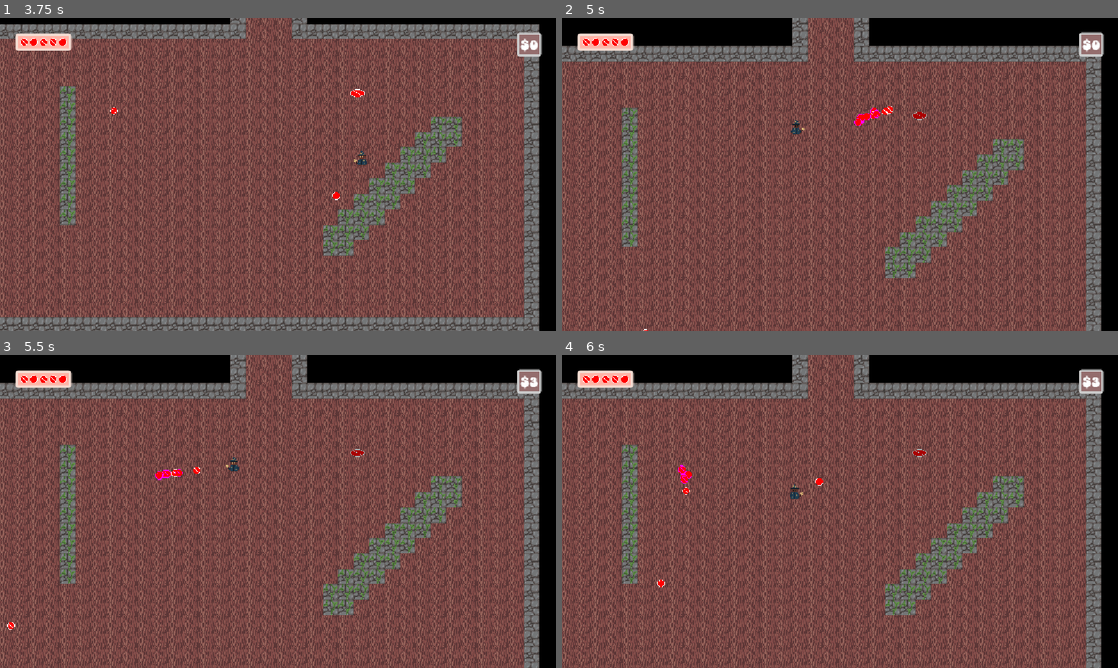
Above: before the commit, frames 1-4 (two rows, left to right).
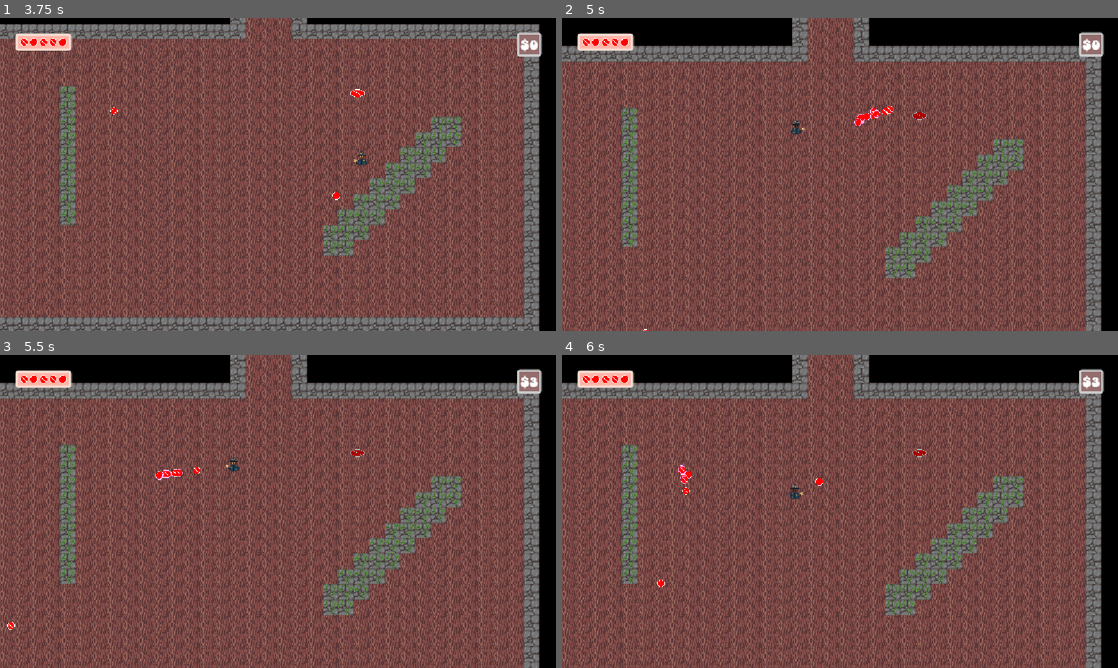
Above: after the commit, the same moments.

Repository: teganmy/wizard-cat-cat-wizard
Game: Godot game, scene res://main.tscn
The game is run twice, just before and just after one commit, with the same random seed, the same clock (stepped at 60 frames per second) and the same inputs.
Inputs (mouse positions are in pixels of both pictures, inside the frame that each line leads up to):
- Up to frame 1 (3.75 s): click "New Game" at 0.5 s; tap Enter (interact) at 1.25, 2.1 s; move the mouse to (400, 158) at 1.27 s; hold Right (player_right) 1.28-2.03 s; tap Space (fire) at 1.35, 3.6 s; move the mouse to (166, 190) at 2.02 s; hold Down (player_down) 2.03-2.78 s; move the mouse to (333, 105) at 2.77 s; hold Right (player_right) 2.78-3.53 s; tap Shift (player_dodge) at 2.85 s; move the mouse to (250, 237) at 3.52 s; hold W (player_up) from 3.53 s (still down)
- Up to frame 2 (5 s): move the mouse to (1006, 221) at 4.27 s; release W (player_up) at 4.28 s; hold Left (player_left) from 4.28 s (still down); tap Enter (interact) at 4.35 s
- Up to frame 3 (5.5 s): keep holding Left (player_left); move the mouse to (111, 464) at 5.02 s; tap Shift (player_dodge) at 5.1 s
- Up to frame 4 (6 s): move the mouse to (867, 511) at 5.77 s; release Left (player_left) at 5.78 s; hold Down (player_down) from 5.78 s (still down); tap Space (fire) at 5.85 s

Frame 1 is identical in both runs. In frame 2, less than 0.1% of the frame differs, in the area x 52-58%, y 28-35%; in frame 3, less than 0.1%; in frame 4, less than 0.1%.

Commit message:
Little touches

Diff:
--- a/wizard-cat-game/chest.tscn
+++ b/wizard-cat-game/chest.tscn
@@ -24,7 +24,7 @@
 size = Vector2(32, 16)
 
 [sub_resource type="RectangleShape2D" id="RectangleShape2D_2w8te"]
-size = Vector2(96, 80)
+size = Vector2(68, 69)
 
 [node name="Chest" type="StaticBody2D" unique_id=1010634097]
 script = ExtResource("1_trlyu")
@@ -50,6 +50,7 @@
 metadata/_custom_type_script = "uid://dxddfl5g0sgtd"
 
 [node name="CollisionShape2D" type="CollisionShape2D" parent="InteractionArea" unique_id=132199877]
+position = Vector2(0, 23.5)
 shape = SubResource("RectangleShape2D_2w8te")
 
 [node name="SpawnMarker" type="Marker2D" parent="." unique_id=960260319]
--- a/wizard-cat-game/loot/loot_types/rare_coin.tres
+++ b/wizard-cat-game/loot/loot_types/rare_coin.tres
@@ -8,5 +8,5 @@
 name = "Rare Coin"
 sprite = ExtResource("2_7nkfd")
 value = 2
-tint = Color(1, 0, 1, 1)
+tint = Color(1, 0.7053585, 0.98468286, 1)
 metadata/_custom_type_script = "uid://qiyo0f705gt"
